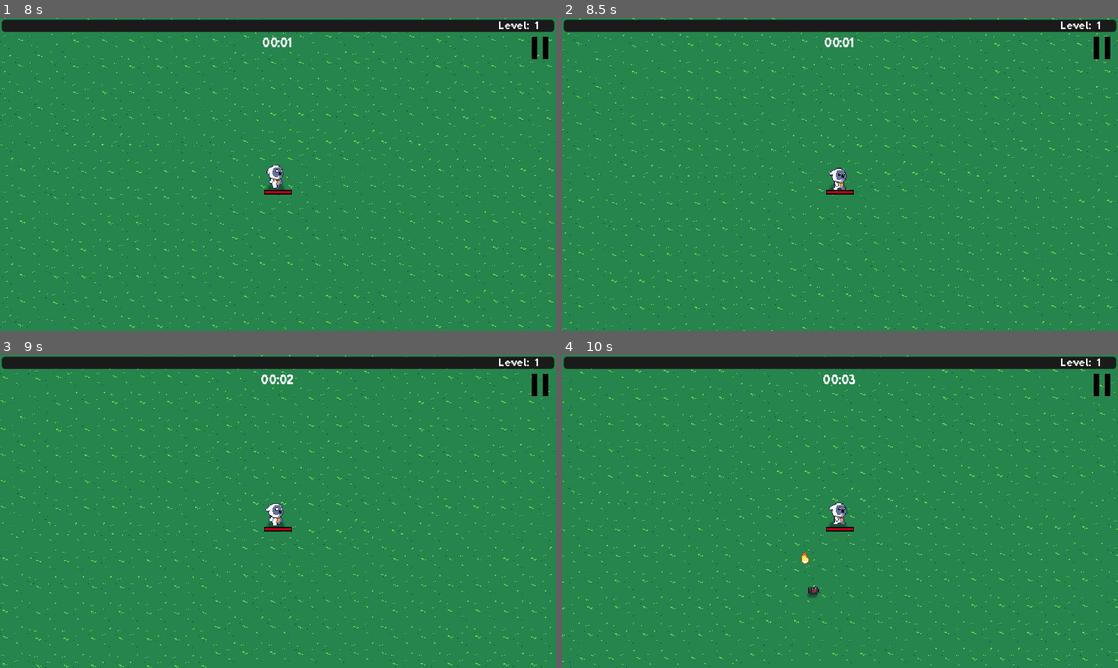
Above: before the commit, frames 1-4 (two rows, left to right).
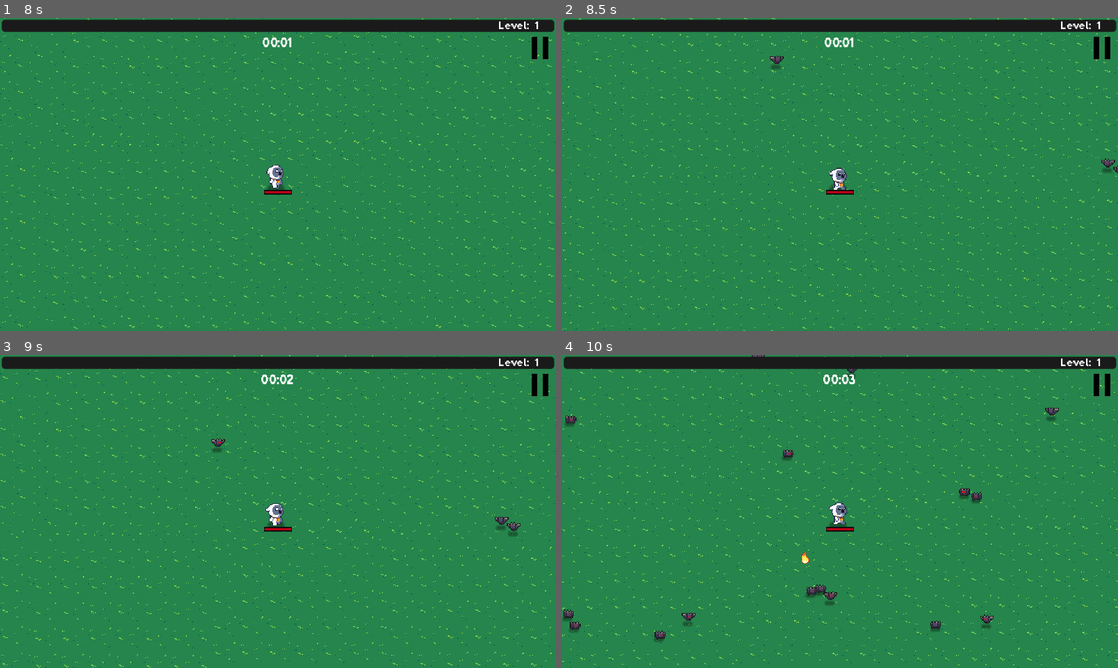
Above: after the commit, the same moments.

Repository: IgnacyZywalewski/VampireSurvivors
Game: Godot game, scene res://ui/menu.tscn
Two runs of this game, one before a commit and one after it. Both use one fixed random seed, a clock stepped at 60 frames per second and the inputs below. Sound files missing from this copy of the repository are replaced by a short silence.
Inputs (mouse positions are in pixels of both pictures, inside the frame that each line leads up to):
- Up to frame 1 (8 s): click "Start" at 0.5 s; click "Start" at 1.25 s; tap Enter at 2, 3.5, 5 s; move the mouse to (400, 158) at 2.02 s; hold D (right) 2.03-2.78 s; click (400, 158) at 2.1 s; tap Space at 2.75, 4.25, 5.75 s; move the mouse to (166, 190) at 2.77 s; hold S (down) 2.78-3.53 s; click (166, 190) at 2.85 s; move the mouse to (333, 105) at 3.52 s; hold D (right) 3.53-4.28 s; click (333, 105) at 3.6 s; move the mouse to (250, 237) at 4.27 s; hold W (up) 4.28-5.03 s; click (250, 237) at 4.35 s; move the mouse to (444, 221) at 5.02 s; hold A (left) 5.03-6.53 s; click (444, 221) at 5.1 s; move the mouse to (111, 127) at 5.77 s; click (111, 127) at 5.85 s; move the mouse to (305, 174) at 6.52 s; hold S (down) 6.53-7.28 s; click (305, 174) at 6.6 s; move the mouse to (194, 96) at 7.27 s; hold D (right) from 7.28 s (still down); click (194, 96) at 7.35 s
- Up to frame 2 (8.5 s): move the mouse to (962, 158) at 8.02 s; release D (right) at 8.03 s; hold W (up) from 8.03 s (still down); click (962, 158) at 8.1 s
- Up to frame 3 (9 s): move the mouse to (166, 527) at 8.77 s; release W (up) at 8.78 s; hold D (right) from 8.78 s (still down); click (166, 527) at 8.85 s
- Up to frame 4 (10 s): move the mouse to (895, 442) at 9.52 s; release D (right) at 9.53 s; hold S (down) from 9.53 s (still down); click (895, 442) at 9.6 s

Frame 1 is identical in both runs. In frame 2, 0.1% of the frame differs, in the area x 37-100%, y 12-50%; in frame 3, 0.2%; in frame 4, 0.9%, in the area x 0-90%, y 0-92%.

Commit message:
Fixed incorect leveling bug

Diff:
--- a/enemy/enemy_bat.tscn
+++ b/enemy/enemy_bat.tscn
@@ -106,7 +106,6 @@
 script = ExtResource("1_obvar")
 hp = 1.0
 enemy_hit_cooldown = 0.7
-enemy_difficulty = 2
 
 [node name="Sprite" type="Sprite2D" parent="."]
 material = SubResource("ShaderMaterial_yfpd5")
--- a/player/player.gd
+++ b/player/player.gd
@@ -98,24 +98,27 @@
 	if shooting_star_level > 0 and shooting_star_timer.is_stopped():
 		shooting_star_timer.start()
 
+	if lightning_bolt_level > 0 and lightning_bolt_timer.is_stopped():
+		lightning_bolt_timer.start()
+
 	if black_hole_level > 0:
-		if black_hole_attack == null:
-			black_hole_attack = black_hole.instantiate()
+		if black_hole_attack != null:
+			black_hole_attack.queue_free()
+		black_hole_attack = black_hole.instantiate()
 		black_hole_attack.level = black_hole_level
 		add_child(black_hole_attack)
 
-	if lightning_bolt_level > 0 and lightning_bolt_timer.is_stopped():
-		lightning_bolt_timer.start()
-
 	if shield_level > 0:
-		if shield_passive == null:
-			shield_passive = shield.instantiate()
+		if shield_passive != null:
+			shield_passive.queue_free()
+		shield_passive = shield.instantiate()
 		shield_passive.level = shield_level
 		add_child(shield_passive)
 
 	if regeneration_level > 0:
-		if regeneration_passive == null:
-			regeneration_passive = regeneration.instantiate()
+		if regeneration_passive != null:
+			regeneration_passive.queue_free()
+		regeneration_passive = regeneration.instantiate()
 		regeneration_passive.level = regeneration_level
 		add_child(regeneration_passive)
 
--- a/player/weapons/black_hole.gd
+++ b/player/weapons/black_hole.gd
@@ -15,11 +15,35 @@
 
 func _ready():
 	animation.play("black_hole")
+	global_position = player.global_position
 	match level:
 		1:
-			global_position = player.global_position
-			damage = 2
-			cooldown_timer = 1
-			sprite.scale = Vector2(2,2)
-			collision_shape.scale = Vector2(2,2)
+			damage = 0.2
+			cooldown_timer = 0.5
+			sprite.scale = Vector2(1.2, 1.2)
+			collision_shape.scale = Vector2(1.2, 1.2)
 			knockback_amount = 100
+		2:
+			damage = 0.5
+			cooldown_timer = 0.5
+			sprite.scale = Vector2(2, 2)
+			collision_shape.scale = Vector2(2, 2)
+			knockback_amount = 100
+		3:
+			damage = 0.8
+			cooldown_timer = 0.3
+			sprite.scale = Vector2(2, 2)
+			collision_shape.scale = Vector2(2, 2)
+			knockback_amount = 150
+		4:
+			damage = 0.8
+			cooldown_timer = 0.3
+			sprite.scale = Vector2(2, 2)
+			collision_shape.scale = Vector2(2, 2)
+			knockback_amount = 200
+		5:
+			damage = 1
+			cooldown_timer = 0.3
+			sprite.scale = Vector2(2.5, 2.5)
+			collision_shape.scale = Vector2(2.5, 2.5)
+			knockback_amount = 300
--- a/utility/upgrade_data_base.gd
+++ b/utility/upgrade_data_base.gd
@@ -16,7 +16,7 @@
 		"displayname": "Fireball",
 		"details": "Text",
 		"level": "Level: 2",
-		"prerequesits": ["fireball_1"],
+		"prerequesits": [],
 		"type": "weapon"
 	},
 	"fireball_3": {
@@ -81,7 +81,7 @@
 		"displayname": "Black Hole",
 		"details": "Text",
 		"level": "Level: 5",
-		"prerequesits": ["black_hole_3"],
+		"prerequesits": ["black_hole_4"],
 		"type": "weapon"
 	},
 
--- a/world/world.tscn
+++ b/world/world.tscn
@@ -14,7 +14,7 @@
 time_start = 0
 time_end = 300
 enemy = ExtResource("6_jty5m")
-enemy_num = 1
+enemy_num = 10
 enemy_spawn_delay = 0
 
 [sub_resource type="Resource" id="Resource_x5ib5"]
